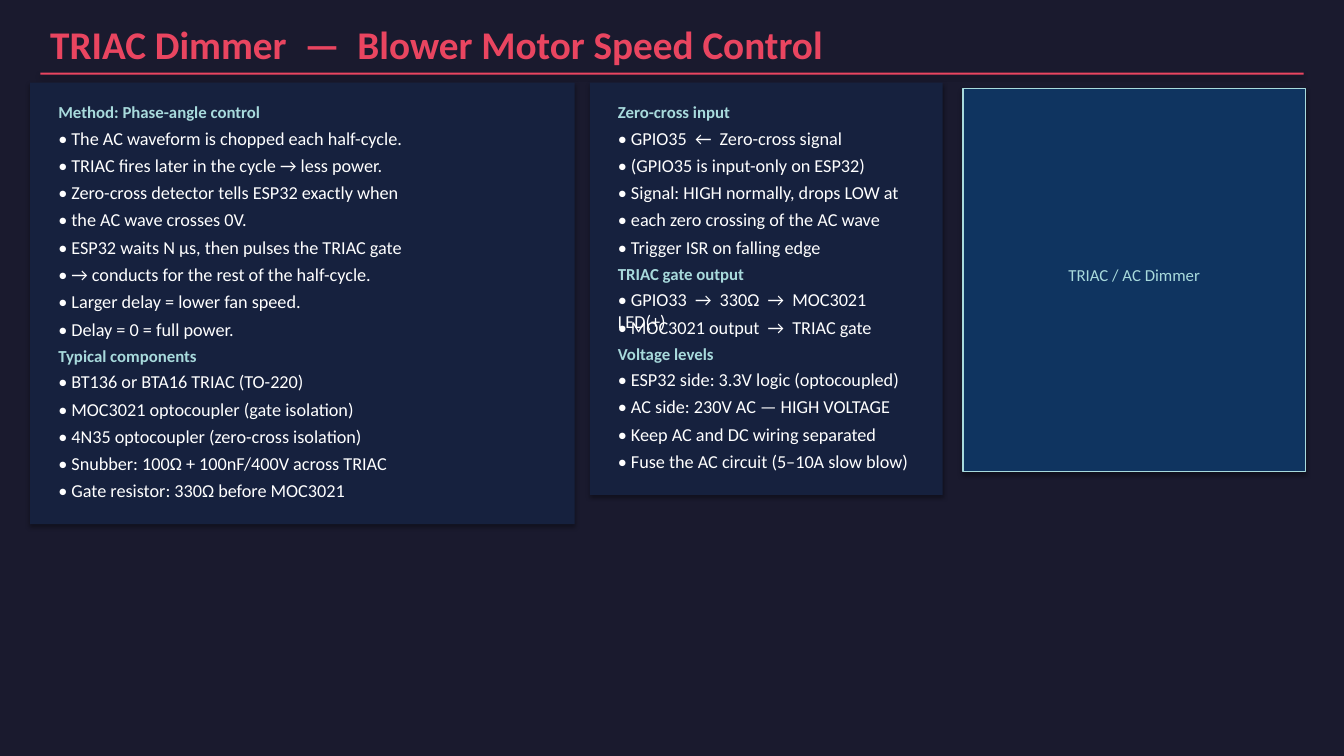
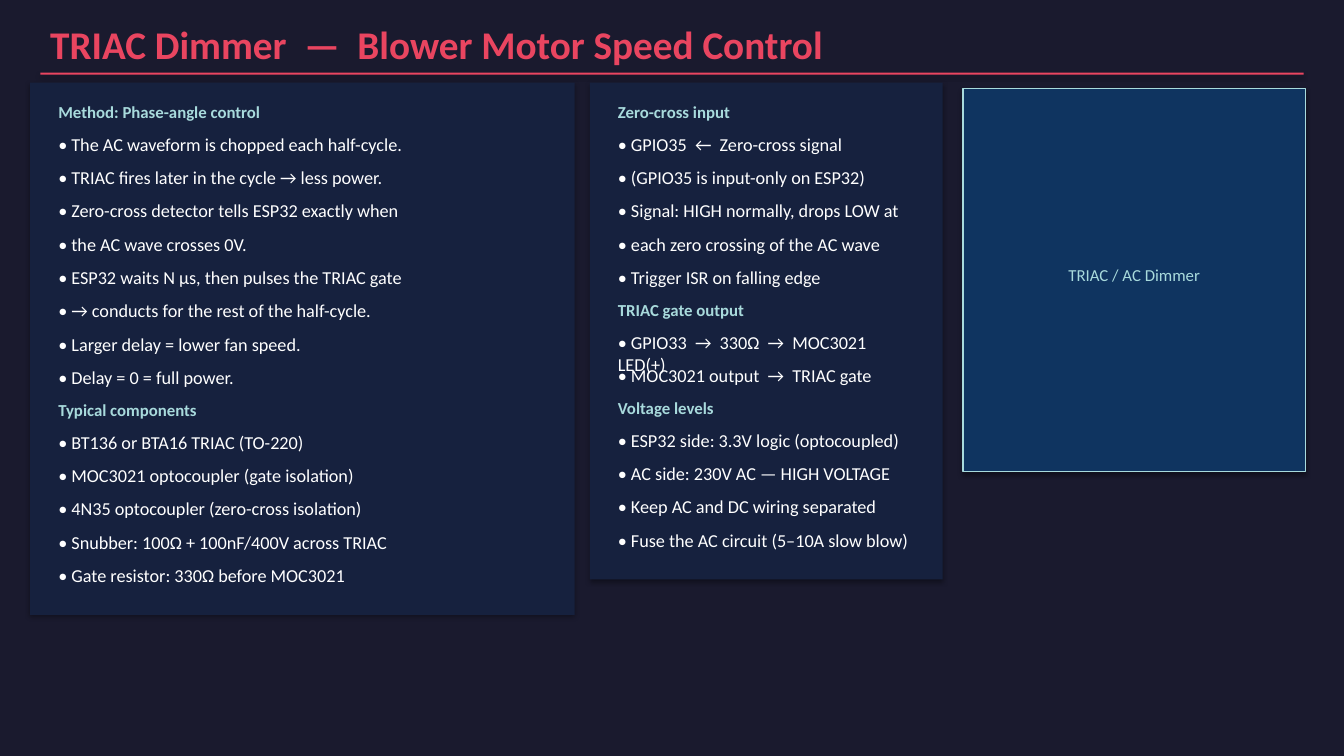
Before and after one commit to Tinklefinger/pellet-burner, a slide deck: slide 7 of docs/Pellet_Burner_Components.pptx. Drawn at 1344x756 pixels with LibreOffice and Linux fonts; fonts in the diff are those of the drawing. Boxes give left, top, right and bottom in pixels: in the first picture for what was removed or moved away, otherwise in the second. Text is boxed around its words. In the diff, an @@ line names an element or a change of style, - is before the commit and + after.

```diff
--- a/docs/Pellet_Burner_Components.pptx
+++ b/docs/Pellet_Burner_Components.pptx
@@ rectangle: place and size @@
-rectangle at (30, 83, 575, 524)
+rectangle at (30, 83, 575, 615)
@@ rectangle: place and size @@
-rectangle at (590, 83, 943, 495)
+rectangle at (590, 83, 943, 580)
@@ text "• The AC waveform is ...": place and size @@
-text "• The AC waveform is ..." at (71, 132, 402, 148)
+text "• The AC waveform is ..." at (71, 138, 402, 154)
@@ text "• GPIO35 ← Zero-cross signal": place and size @@
-text "• GPIO35 ← Zero-cross signal" at (631, 132, 842, 148)
+text "• GPIO35 ← Zero-cross signal" at (631, 138, 842, 154)
@@ text "• TRIAC fires later in ...": place and size @@
-text "• TRIAC fires later in ..." at (71, 159, 382, 175)
+text "• TRIAC fires later in ..." at (71, 171, 382, 187)
@@ text "• (GPIO35 is input-only on ...": place and size @@
-text "• (GPIO35 is input-only on ..." at (631, 159, 864, 175)
+text "• (GPIO35 is input-only on ..." at (631, 171, 864, 187)
@@ text "• Zero-cross detector tells ESP32 ...": place and size @@
-text "• Zero-cross detector tells ESP32 ..." at (71, 186, 398, 202)
+text "• Zero-cross detector tells ESP32 ..." at (71, 204, 398, 220)
@@ text "• Signal: HIGH normally, drops ...": place and size @@
-text "• Signal: HIGH normally, drops ..." at (631, 186, 899, 202)
+text "• Signal: HIGH normally, drops ..." at (631, 204, 899, 220)
@@ text "• the AC wave crosses ...": place and size @@
-text "• the AC wave crosses ..." at (71, 213, 246, 226)
+text "• the AC wave crosses ..." at (71, 238, 246, 251)
@@ text "• each zero crossing of ...": place and size @@
-text "• each zero crossing of ..." at (631, 213, 880, 229)
+text "• each zero crossing of ..." at (631, 238, 880, 254)
@@ text "• ESP32 waits N µs, ...": place and size @@
-text "• ESP32 waits N µs, ..." at (71, 241, 402, 257)
+text "• ESP32 waits N µs, ..." at (71, 271, 402, 287)
@@ text "• Trigger ISR on falling ...": place and size @@
-text "• Trigger ISR on falling ..." at (631, 241, 821, 257)
+text "• Trigger ISR on falling ..." at (631, 271, 821, 287)
@@ text "• → conducts for the ...": place and size @@
-text "• → conducts for the ..." at (92, 268, 371, 284)
+text "• → conducts for the ..." at (92, 304, 371, 320)
@@ text "TRIAC gate output": place and size @@
-text "TRIAC gate output" at (618, 269, 744, 283)
+text "TRIAC gate output" at (618, 305, 744, 319)
@@ text "• Larger delay = lower ...": place and size @@
-text "• Larger delay = lower ..." at (71, 295, 301, 311)
+text "• Larger delay = lower ..." at (71, 338, 301, 354)
@@ text "• GPIO33 → 330Ω → ...": place and size @@
-text "• GPIO33 → 330Ω → ..." at (618, 294, 866, 333)
+text "• GPIO33 → 330Ω → ..." at (618, 337, 866, 376)
@@ text "• MOC3021 output → TRIAC ...": place and size @@
-text "• MOC3021 output → TRIAC ..." at (631, 319, 872, 337)
+text "• MOC3021 output → TRIAC ..." at (631, 367, 872, 385)
@@ text "• Delay = 0 = ...": place and size @@
-text "• Delay = 0 = ..." at (71, 323, 234, 339)
+text "• Delay = 0 = ..." at (71, 371, 234, 387)
@@ text "Typical components": place and size @@
-text "Typical components" at (58, 350, 196, 365)
+text "Typical components" at (58, 404, 196, 419)
@@ text "Voltage levels": place and size @@
-text "Voltage levels" at (618, 348, 714, 363)
+text "Voltage levels" at (618, 402, 714, 417)
@@ text "• BT136 or BTA16 TRIAC ...": place and size @@
-text "• BT136 or BTA16 TRIAC ..." at (71, 375, 304, 391)
+text "• BT136 or BTA16 TRIAC ..." at (71, 436, 304, 452)
@@ text "• ESP32 side: 3.3V logic ...": place and size @@
-text "• ESP32 side: 3.3V logic ..." at (631, 373, 898, 389)
+text "• ESP32 side: 3.3V logic ..." at (631, 434, 898, 450)
@@ text "• MOC3021 optocoupler (gate isolation)": place and size @@
-text "• MOC3021 optocoupler (gate isolation)" at (71, 403, 353, 419)
+text "• MOC3021 optocoupler (gate isolation)" at (71, 469, 353, 485)
@@ text "• AC side: 230V AC ...": place and size @@
-text "• AC side: 230V AC ..." at (631, 400, 890, 413)
+text "• AC side: 230V AC ..." at (631, 467, 890, 480)
@@ text "• 4N35 optocoupler (zero-cross isolation)": place and size @@
-text "• 4N35 optocoupler (zero-cross isolation)" at (71, 430, 361, 446)
+text "• 4N35 optocoupler (zero-cross isolation)" at (71, 502, 361, 518)
@@ text "• Keep AC and DC ...": place and size @@
-text "• Keep AC and DC ..." at (631, 428, 876, 444)
+text "• Keep AC and DC ..." at (631, 500, 876, 516)
@@ text "• Snubber: 100Ω + 100nF/400V ...": place and size @@
-text "• Snubber: 100Ω + 100nF/400V ..." at (71, 457, 386, 471)
+text "• Snubber: 100Ω + 100nF/400V ..." at (71, 536, 386, 550)
@@ text "• Fuse the AC circuit ...": place and size @@
-text "• Fuse the AC circuit ..." at (631, 455, 908, 471)
+text "• Fuse the AC circuit ..." at (631, 534, 908, 550)
@@ text "• Gate resistor: 330Ω before ...": place and size @@
-text "• Gate resistor: 330Ω before ..." at (71, 484, 345, 497)
+text "• Gate resistor: 330Ω before ..." at (71, 569, 345, 582)
```
Also in this commit, not shown: 7 other slides changed, 1 other file.
